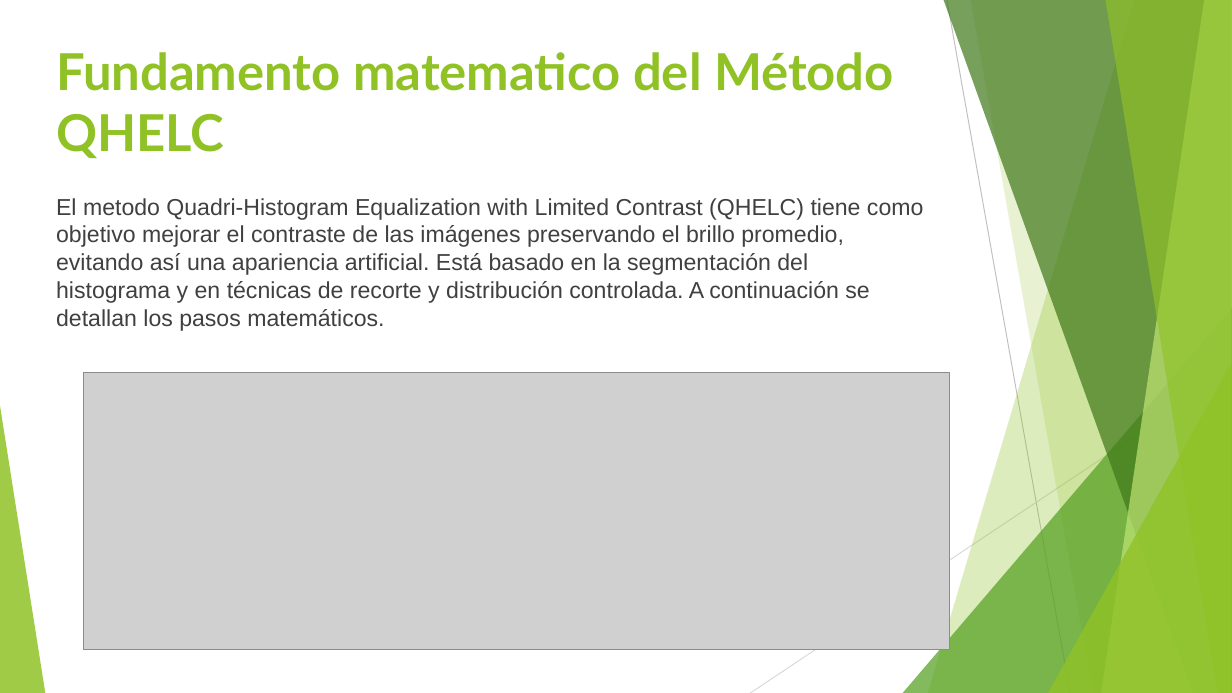
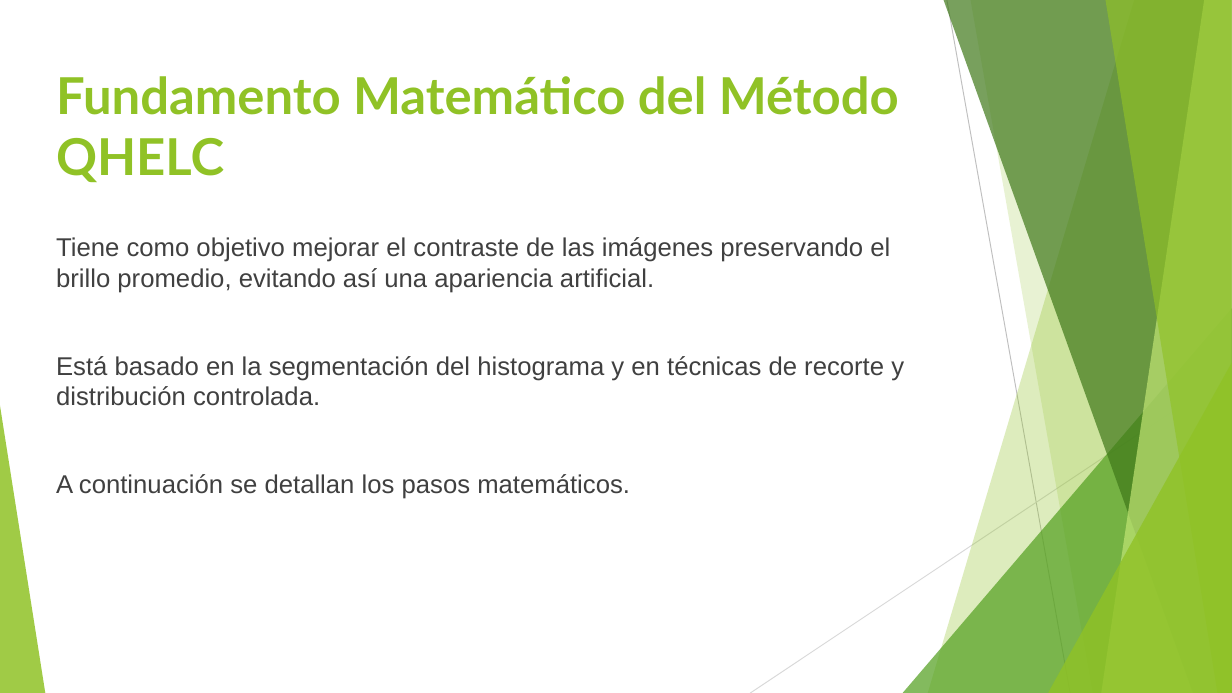
Before and after one commit to Gaussdrigo/pdi2025, a slide deck: slide 5 of Presentacion.pptx (slide 4 before the commit). Drawn at 1232x693 pixels with LibreOffice and Linux fonts; fonts in the diff are those of the drawing; grey boxes stand for pictures. Boxes give left, top, right and bottom in pixels: in the first picture for what was removed or moved away, otherwise in the second. Text is boxed around its words. In the diff, an @@ line names an element or a change of style, - is before the commit and + after.

Commit message:
presentacion

```diff
--- a/Presentacion.pptx
+++ b/Presentacion.pptx
@@ title at box(56, 76, 899, 183): text changed @@
-Fundamento matematico del Método QHELC
+Fundamento Matemático del Método QHELC
@@ text at box(56, 237, 904, 499): text changed; size 18 to 20 pt @@
-El metodo Quadri-Histogram Equalization with Limited Contrast (QHELC) tiene como objetivo mejorar el contraste de las imágenes preservando el brillo promedio, evitando así una apariencia artificial. Está basado en la segmentación del histograma y en técnicas de recorte y distribución controlada. A continuación se detallan los pasos matemáticos.
+Tiene como objetivo mejorar el contraste de las imágenes preservando el brillo promedio, evitando así una apariencia artificial.
+Está basado en la segmentación del histograma y en técnicas de recorte y distribución controlada.
+A continuación se detallan los pasos matemáticos.
@@ picture removed at box(83, 372, 950, 650) @@
```
Also in this commit, not shown: 2 other slides changed, 6 slides added, 8 slides removed.
